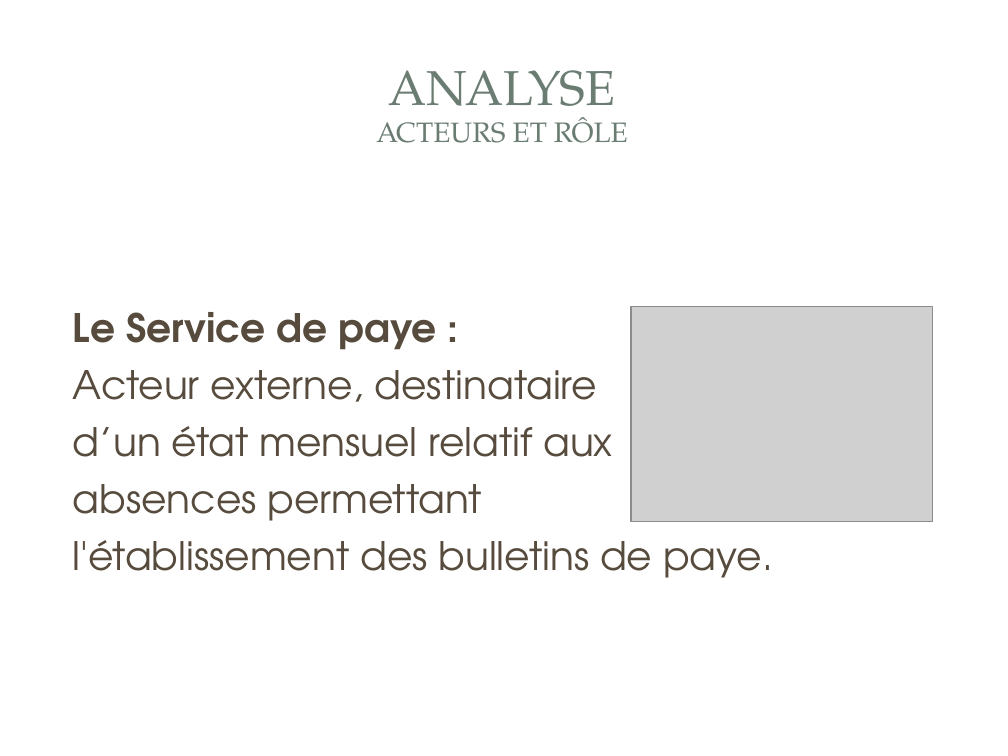
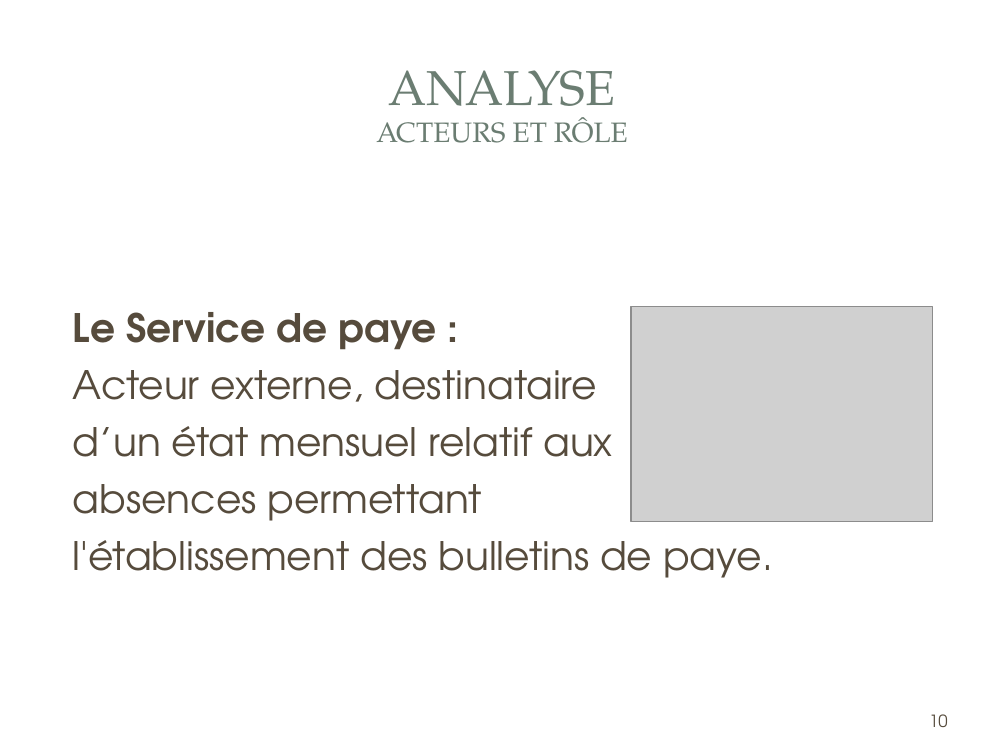
Before and after one commit to gestionsAbsences/gestionAbsences, a slide deck: slide 10 of Projet/Dossier/Fred/COURIOL_Fred_Présentation.ppt. Drawn at 1008x756 pixels with LibreOffice and Linux fonts; fonts in the diff are those of the drawing; grey boxes stand for pictures; background and template pictures are left out. Boxes give left, top, right and bottom in pixels: in the first picture for what was removed or moved away, otherwise in the second. Text is boxed around its words. In the diff, an @@ line names an element or a change of style, - is before the commit and + after.

```diff
--- a/Projet/Dossier/Fred/COURIOL_Fred_Présentation.ppt
+++ b/Projet/Dossier/Fred/COURIOL_Fred_Présentation.ppt
@@ page number added at (929, 714, 948, 727), 12 pt, text #564B3C @@
+10
```
Also in this commit, not shown: 34 other slides changed, 3 slides added, 1 slide removed, 5 other files.
